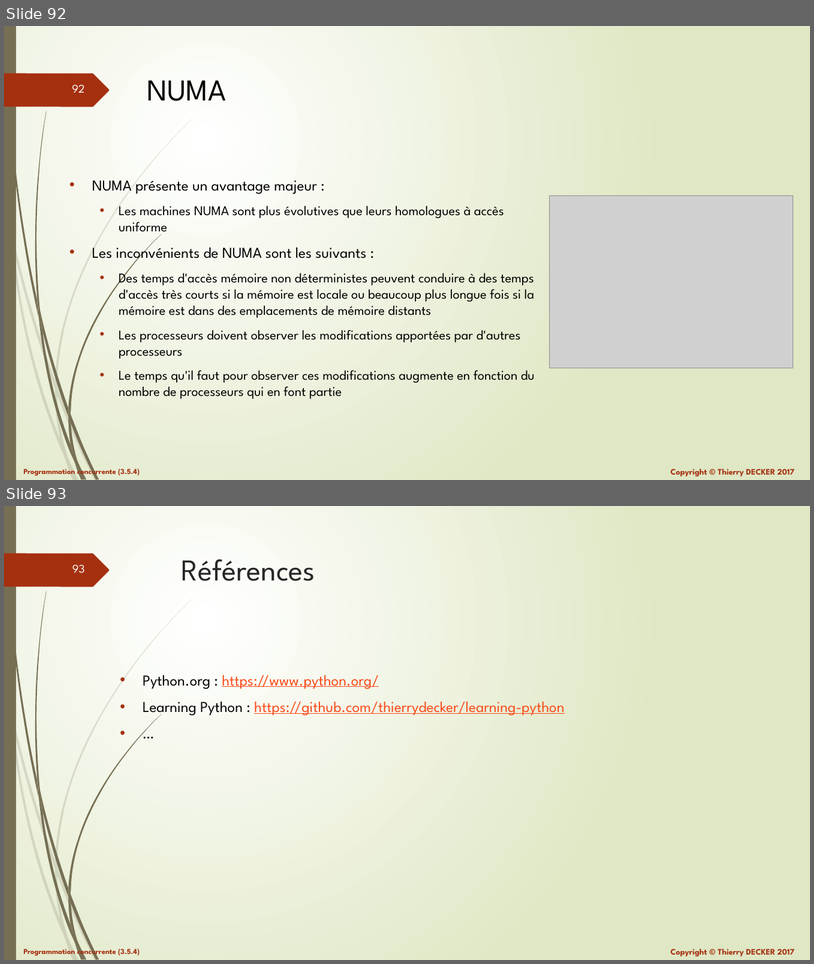
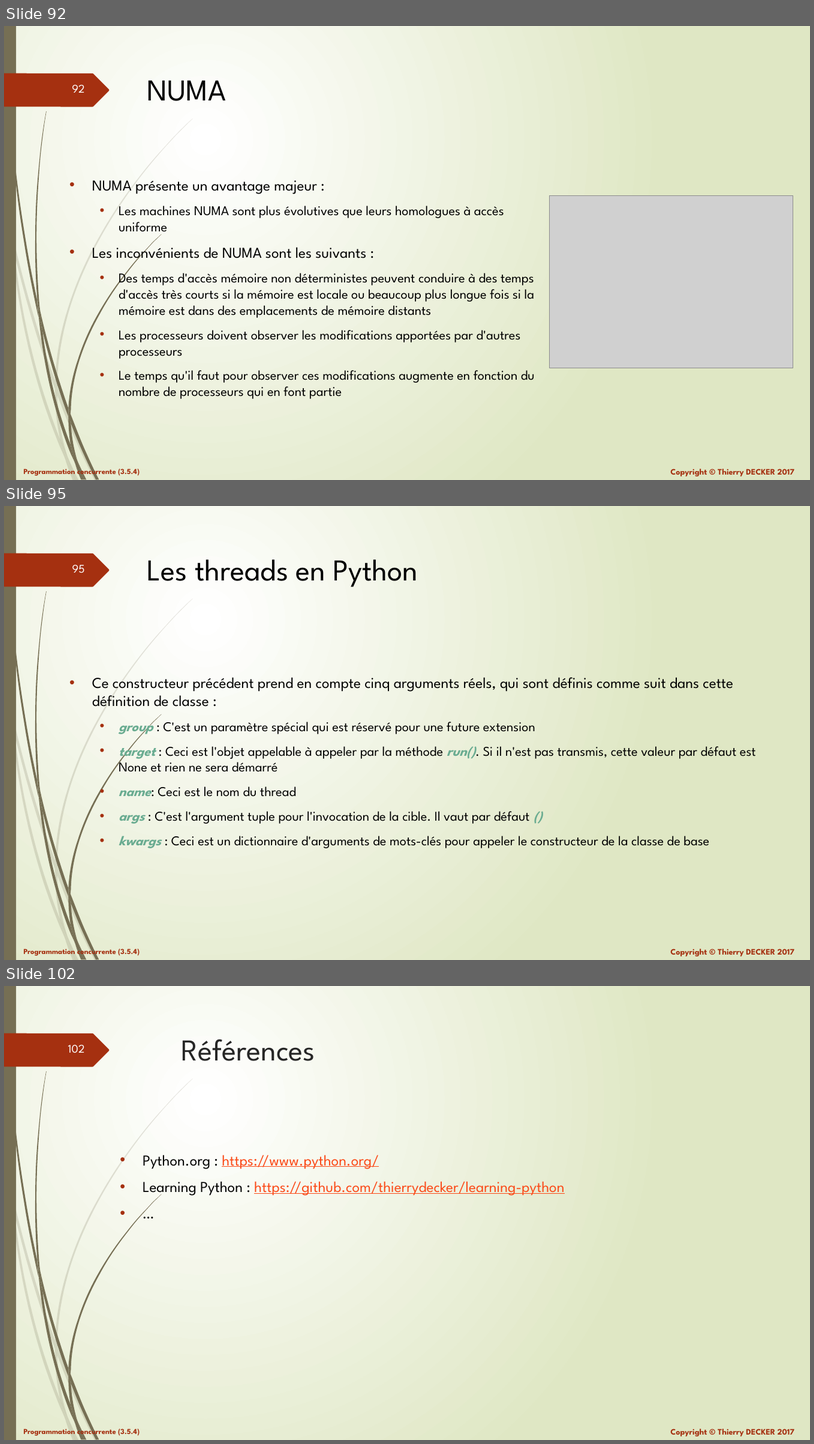
Before and after one commit to VikmanTheRacoon/learning-python, a slide deck: documentations/python-103.pptx. Shown one above the other, each under a label of ours: slides 92 and 93 before the commit, slides 92, 95 and 102 after it; the slides between them are not shown. The pictures are 814x964 and 814x1444 pixels, drawn with LibreOffice and Linux fonts; fonts in the diff are those of the drawing; grey boxes stand for pictures. Boxes give left, top, right and bottom in pixels: in the first picture for what was removed or moved away, otherwise in the second. Text is boxed around its words. In the diff, an @@ line names an element or a change of style, - is before the commit and + after.

```diff
--- a/documentations/python-103.pptx
+++ b/documentations/python-103.pptx
@@ slide 95 added at [4,506,810,960], background gradient #FFFFFF to #DFE8C4; not listed: 27 template elements that a slide beside it also shows @@
@@ title added at [147,559,418,587], 36 pt, text #000000 @@
+Les threads en Python
@@ text added at [92,677,756,848], 16 pt, text #000000 @@
+• Ce constructeur précédent prend en compte cinq arguments réels, qui sont définis comme suit dans cette définition de classe :
+  • group : C'est un paramètre spécial qui est réservé pour une future extension
+  • target : Ceci est l'objet appelable à appeler par la méthode run(). Si il n'est pas transmis, cette valeur par défaut est None et rien ne sera démarré
+  • name: Ceci est le nom du thread
+  • args : C'est l'argument tuple pour l'invocation de la cible. Il vaut par défaut ()
+  • kwargs : Ceci est un dictionnaire d'arguments de mots-clés pour appeler le constructeur de la classe de base
@@ what was slide 93 is now slide 102 @@
@@ page number at [68,1045,85,1053]: text changed @@
-93
+102
```
Also in this commit, not shown: 8 other slides added, 1 other file.
